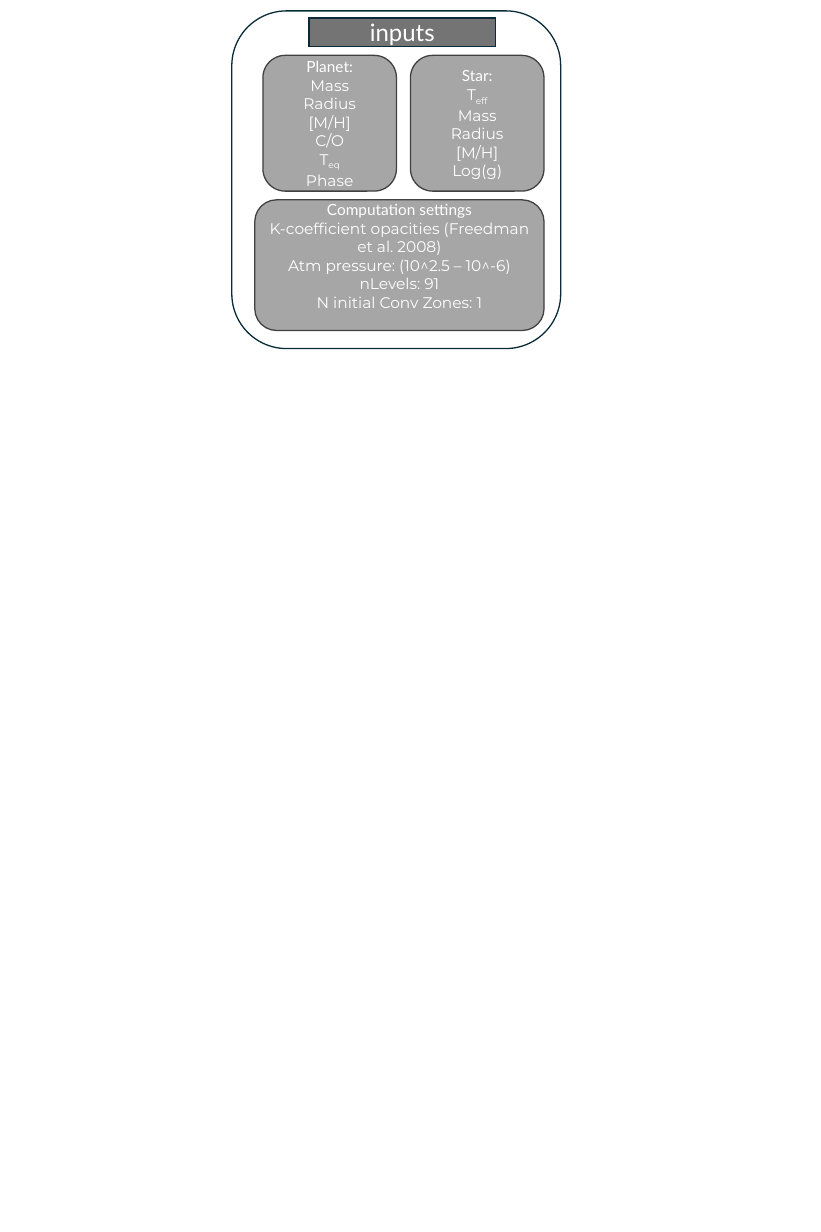
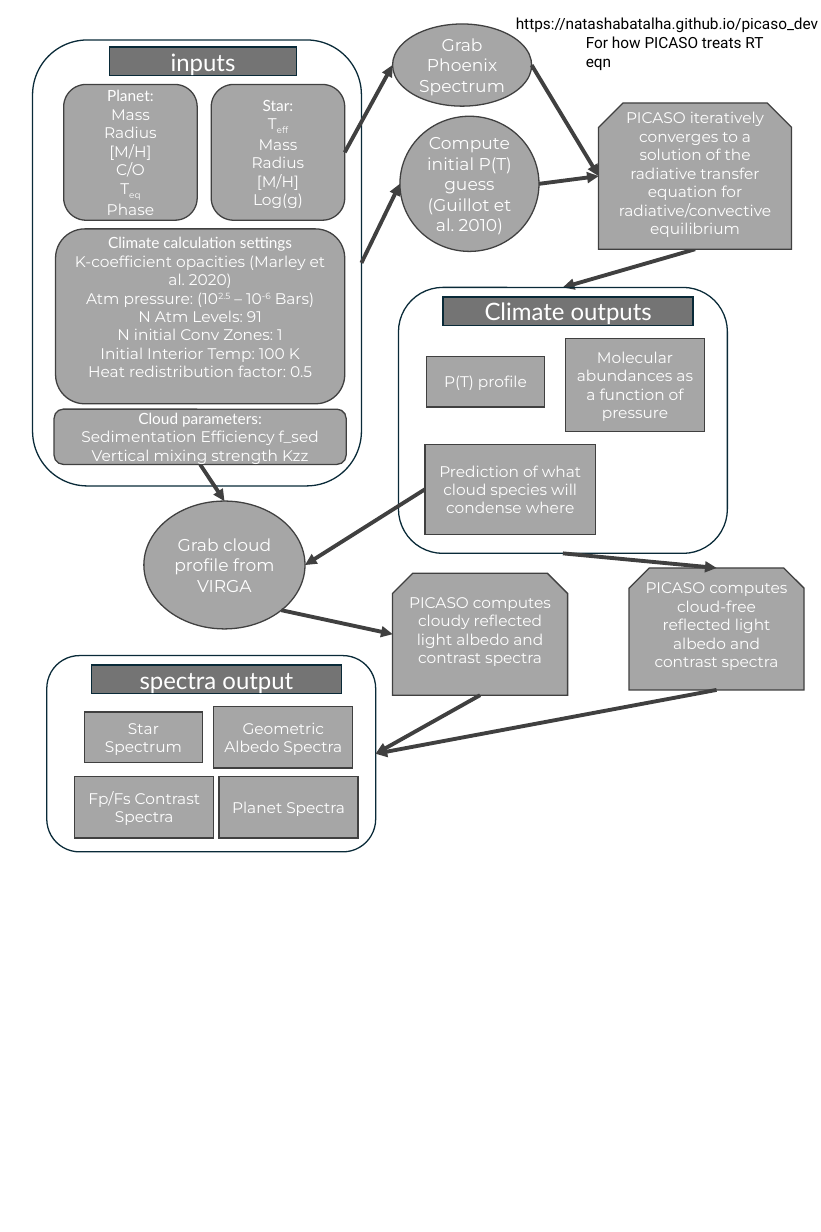
Before and after one commit to logan-pearce/ReflectX, a slide deck: slide 1 of docs/source/images/Computation-Diagram.pptx. Drawn at 821x1232 pixels with LibreOffice and Linux fonts; fonts in the diff are those of the drawing. Boxes give left, top, right and bottom in pixels: in the first picture for what was removed or moved away, otherwise in the second. Text is boxed around its words. In the diff, an @@ line names an element or a change of style, - is before the commit and + after.

Commit message:
added computation diagram

```diff
--- a/docs/source/images/Computation-Diagram.pptx
+++ b/docs/source/images/Computation-Diagram.pptx
@@ ellipse added at <box>393,24,532,106</box>, fill #A6A6A6, outline #404040 1.5 pt, 20 pt, text #FFFFFF @@
+Grab Phoenix Spectrum
@@ text added at <box>516,17,818,33</box>, 18 pt, text #000000 @@
+https://natashabatalha.github.io/picaso_dev
@@ rounded rectangle: place and size @@
-rounded rectangle at <box>232,11,560,349</box>
+rounded rectangle at <box>33,40,362,486</box>
@@ 2 rounded rectangles, 1 rectangle: place and size @@
-2 rounded rectangles, 1 rectangle at <box>263,18,544,191</box>
+2 rounded rectangles, 1 rectangle at <box>63,47,345,220</box>
@@ text added at <box>586,36,763,70</box>, 18 pt, text #000000 @@
+For how PICASO treats RT eqn
@@ arrow added from (345, 152) to (393, 65), #404040 4.5 pt @@
@@ arrow added from (532, 65) to (599, 176), #404040 4.5 pt @@
@@ ellipse added at <box>400,116,539,251</box>, fill #A6A6A6, outline #404040 1.5 pt, 20 pt, text #FFFFFF @@
+Compute initial P(T) guess
+(Guillot et al. 2010)
@@ snip same rect added at <box>599,103,791,249</box>, fill #A6A6A6, outline #404040 1.5 pt, 18 pt, text #FFFFFF @@
+PICASO iteratively converges to a solution of the radiative transfer equation for radiative/convective equilibrium
@@ arrow added from (539, 184) to (599, 176), #404040 4.5 pt @@
@@ arrow added from (362, 263) to (400, 184), #404040 4.5 pt @@
@@ rounded rectangle "Climate calculation settings": place and size @@
-rounded rectangle "Climate calculation settings" at <box>255,200,544,330</box>
+rounded rectangle "Climate calculation settings" at <box>55,229,345,404</box>
@@ text in rounded rectangle at <box>75,237,326,322</box>: text changed @@
-Computation settings
-K-coefficient opacities (Freedman et al. 2008)
-Atm pressure: (10^2.5 – 10^-6)
-nLevels: 91
+Climate calculation settings
+K-coefficient opacities (Marley et al. 2020)
+Atm pressure: (102.5 – 10-6 Bars)
+N Atm Levels: 91
@@ arrow added from (695, 249) to (563, 288), #404040 4.5 pt @@
@@ text in rounded rectangle at <box>88,348,312,377</box>: paragraphs added @@
+Initial Interior Temp: 100 K
+Heat redistribution factor: 0.5
@@ rounded rectangle added at <box>54,409,346,464</box>, fill #A6A6A6, outline #404040 1.5 pt, 18 pt, text #FFFFFF @@
+Cloud parameters:
+Sedimentation Efficiency f_sed
+Vertical mixing strength Kzz
@@ group added at <box>398,288,727,554</box>: 4 rectangles, 1 rounded rectangle @@
+P(T) profile
+Climate outputs
+Molecular abundances as a function of pressure
+Prediction of what cloud species will condense where
@@ arrow added from (200, 464) to (225, 501), #404040 4.5 pt @@
@@ ellipse added at <box>144,501,305,629</box>, fill #A6A6A6, outline #404040 1.5 pt, 20 pt, text #FFFFFF @@
+Grab cloud profile from VIRGA
@@ arrow added from (425, 489) to (305, 565), #404040 4.5 pt @@
@@ arrow added from (563, 553) to (717, 568), #404040 4.5 pt @@
@@ snip same rect added at <box>629,568,804,690</box>, fill #A6A6A6, outline #404040 1.5 pt, 18 pt, text #FFFFFF @@
+PICASO computes cloud-free reflected light albedo and contrast spectra
@@ snip same rect added at <box>393,573,568,695</box>, fill #A6A6A6, outline #404040 1.5 pt, 18 pt, text #FFFFFF @@
+PICASO computes cloudy reflected light albedo and contrast spectra
@@ arrow added from (281, 610) to (393, 634), #404040 4.5 pt @@
@@ arrow added from (480, 695) to (376, 754), #404040 4.5 pt @@
@@ arrow added from (717, 690) to (376, 754), #404040 4.5 pt @@
@@ group added at <box>47,655,376,852</box>: 5 rectangles, 1 rounded rectangle @@
+Star Spectrum
+spectra output
+Geometric Albedo Spectra
+Fp/Fs Contrast Spectra
+Planet Spectra
```
Also in this commit, not shown: 4 other files.
